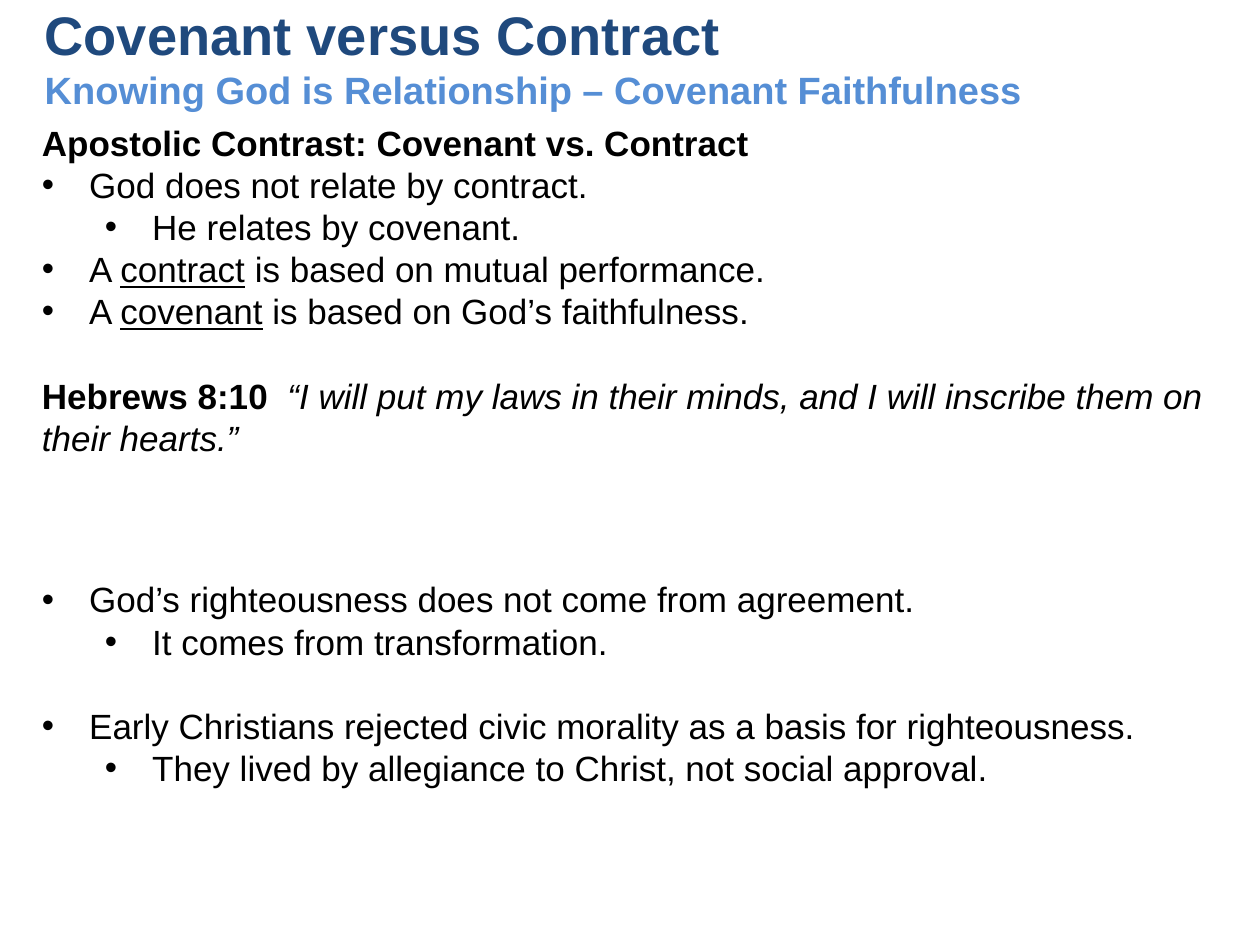
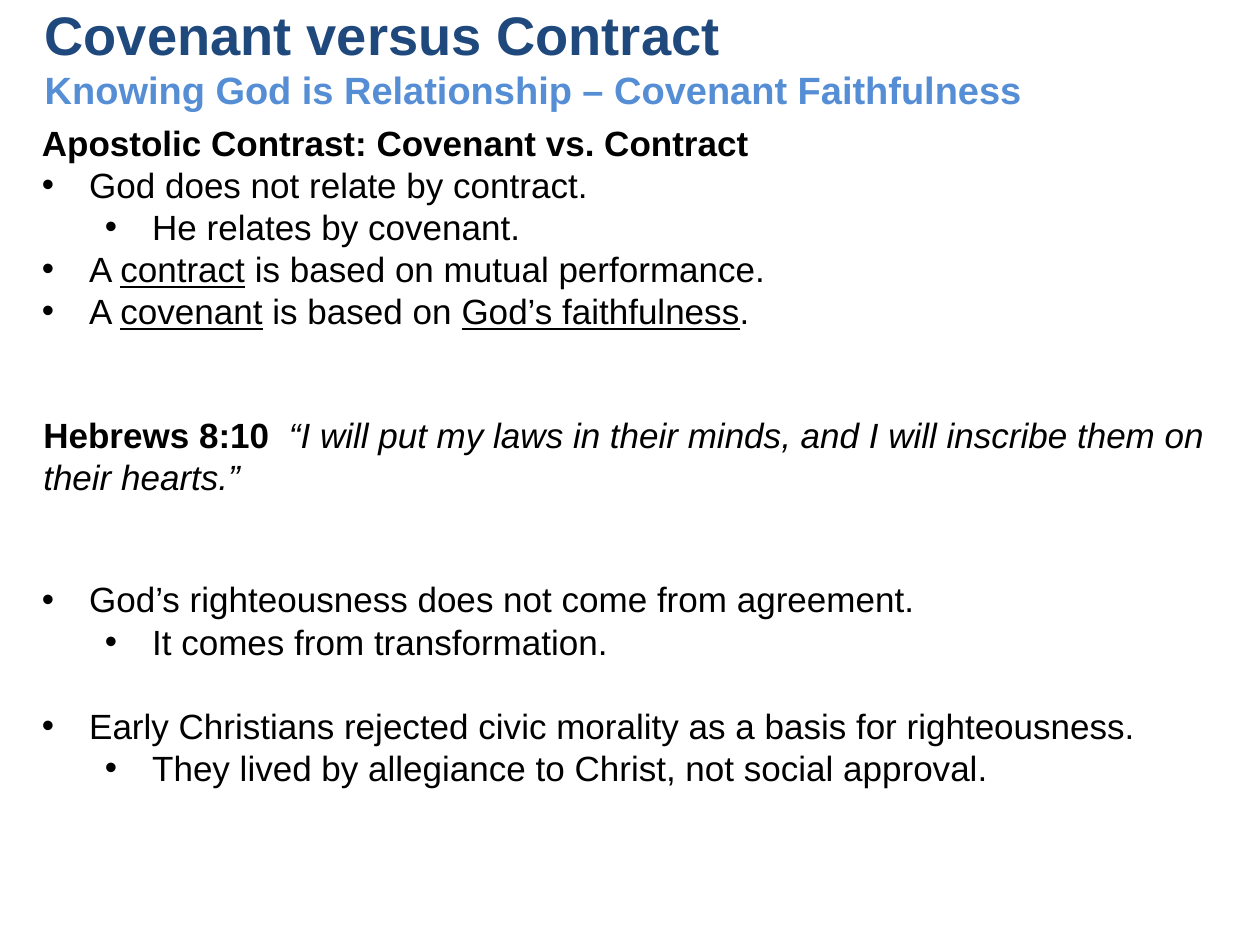
Before and after one commit to UsefulEngines/EvangelismPublic, a slide deck: slide 9 of 2026-Q1/Righteousness1/2026-01-04-Righteous-1.pptx. Drawn at 1260x945 pixels with LibreOffice and Linux fonts; fonts in the diff are those of the drawing. Boxes give left, top, right and bottom in pixels: in the first picture for what was removed or moved away, otherwise in the second. Text is boxed around its words. In the diff, an @@ line names an element or a change of style, - is before the commit and + after.

```diff
--- a/2026-Q1/Righteousness1/2026-01-04-Righteous-1.pptx
+++ b/2026-Q1/Righteousness1/2026-01-04-Righteous-1.pptx
@@ text at [89,298,749,330]: underline on in "God’s faithfulness." @@
@@ text "Hebrews 8:10 “I will put ...": place and size @@
-text "Hebrews 8:10 “I will put ..." at [42,383,1202,452]
+text "Hebrews 8:10 “I will put ..." at [43,422,1204,491]
```
Also in this commit, not shown: 6 other slides changed, 2 slides added, 9 slides removed, 4 other files.
